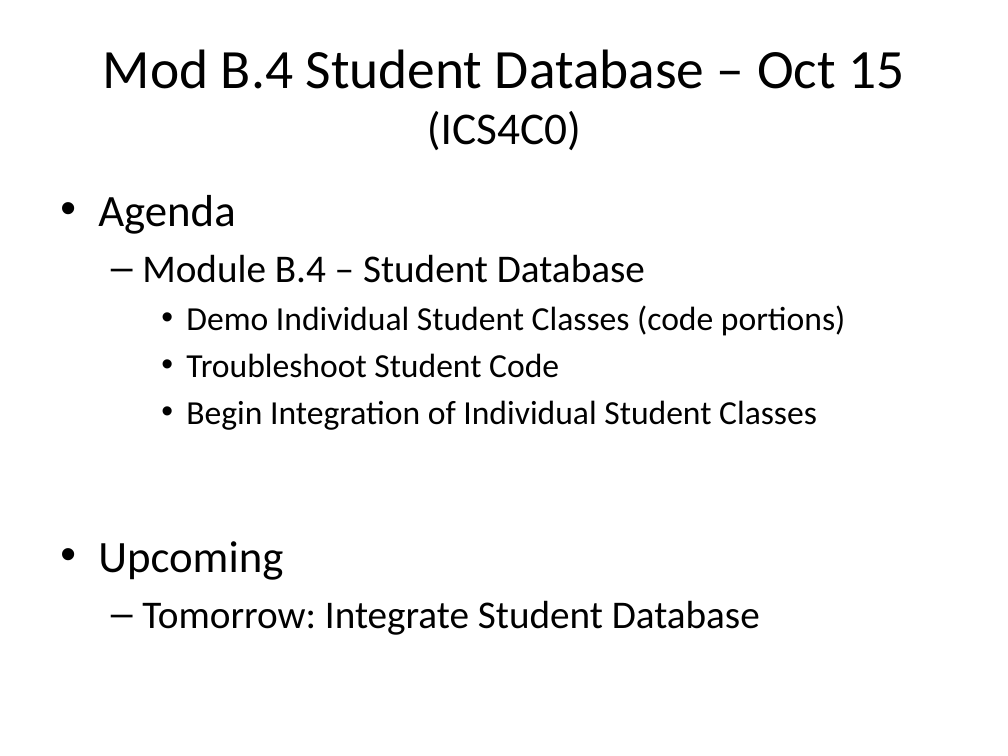
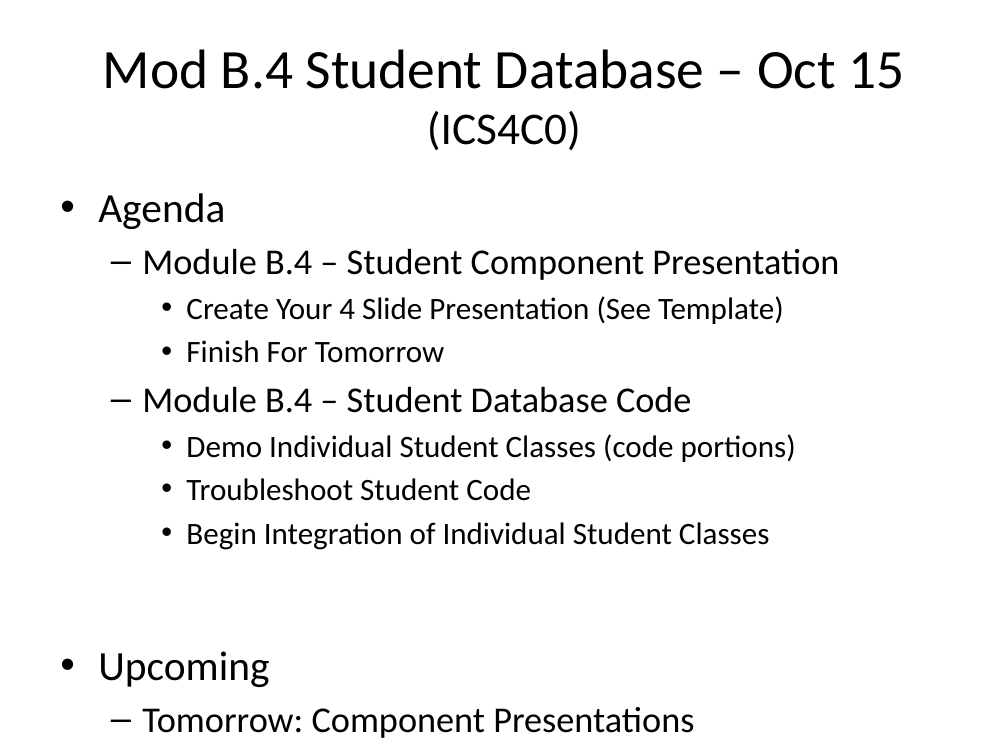
Before and after one commit to Greg5519/Old3C, a slide deck: slide 2 of Daily Agendas/Day7.1_PythonPixels2.pptx. Drawn at 1008x756 pixels with LibreOffice and Linux fonts; fonts in the diff are those of the drawing. Boxes give left, top, right and bottom in pixels: in the first picture for what was removed or moved away, otherwise in the second. Text is boxed around its words. In the diff, an @@ line names an element or a change of style, - is before the commit and + after.

```diff
--- a/Daily Agendas/Day7.1_PythonPixels2.pptx
+++ b/Daily Agendas/Day7.1_PythonPixels2.pptx
@@ text at <box>98,193,796,687</box>: size 32 to 29.6 pt in "Agenda", "Upcoming"; size 24 to 22.2 pt in "Demo Individual Student Classes (code portions)", "Troubleshoot Student Code", "Begin Integration of Individual Student Classes" @@
@@ text at <box>142,248,839,413</box>: text changed; size 28 to 25.9 pt @@
-  – Module B.4 – Student Database
+  – Module B.4 – Student Component Presentation
+    • Create Your 4 Slide Presentation (See Template)
+    • Finish For Tomorrow
+  – Module B.4 – Student Database Code
@@ text at <box>142,600,760,635</box>: text changed; size 28 to 25.9 pt @@
-  – Tomorrow: Integrate Student Database
+  – Tomorrow: Component Presentations
```
